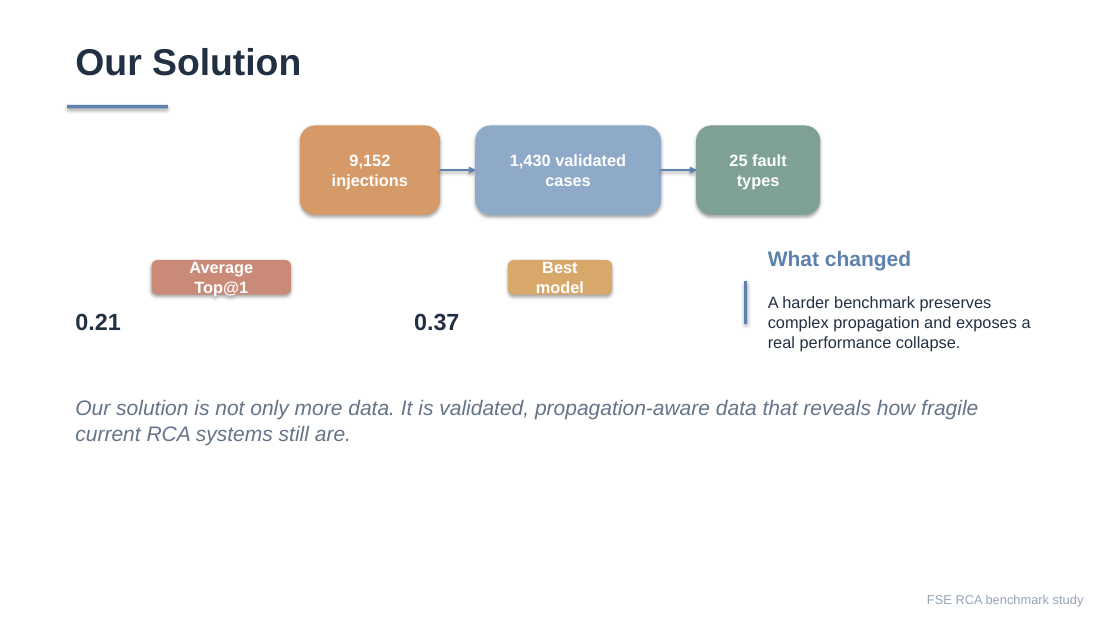
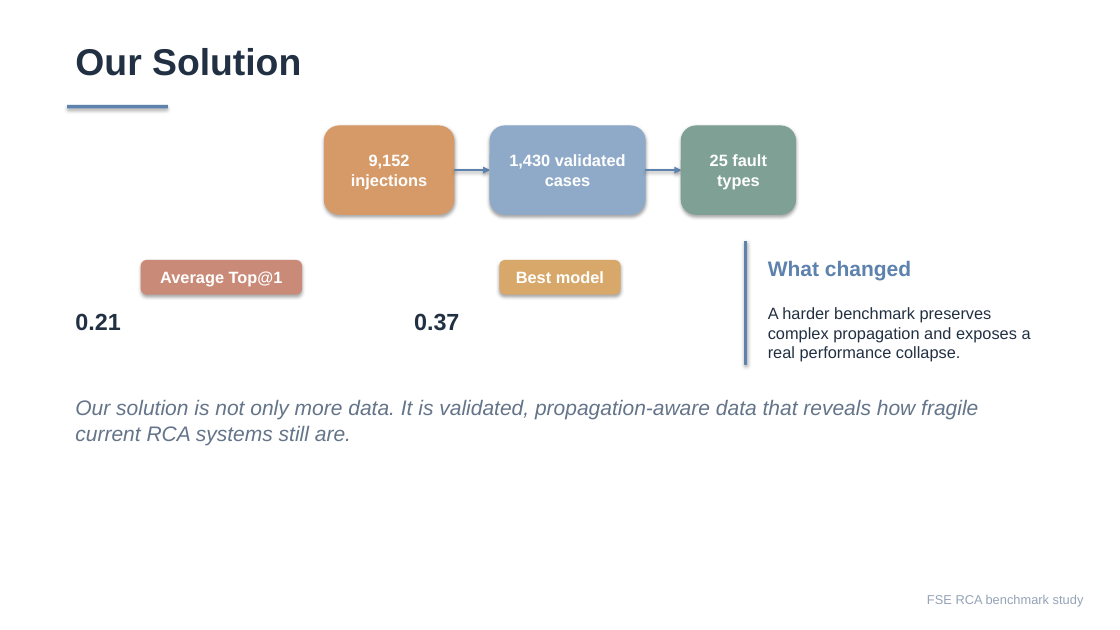
Before and after one commit to Lincyaw/paperops, a slide deck: slide 11 of examples/self-intro/diagnostic_world_model.pptx. Drawn at 1120x630 pixels with LibreOffice and Linux fonts; fonts in the diff are those of the drawing. Boxes give left, top, right and bottom in pixels: in the first picture for what was removed or moved away, otherwise in the second. Text is boxed around its words. In the diff, an @@ line names an element or a change of style, - is before the commit and + after.

```diff
--- a/examples/self-intro/diagnostic_world_model.pptx
+++ b/examples/self-intro/diagnostic_world_model.pptx
@@ rounded rectangle "9,152 injections": place and size @@
-rounded rectangle "9,152 injections" at [301, 126, 440, 214]
+rounded rectangle "9,152 injections" at [324, 126, 454, 214]
@@ rounded rectangle "1,430 validated cases": place and size @@
-rounded rectangle "1,430 validated cases" at [476, 126, 660, 214]
+rounded rectangle "1,430 validated cases" at [490, 126, 645, 214]
@@ rounded rectangle "25 fault types": place and size @@
-rounded rectangle "25 fault types" at [697, 126, 819, 214]
+rounded rectangle "25 fault types" at [681, 126, 796, 214]
@@ arrow moved from (439, 170) - (476, 170) to (454, 170) - (490, 170) @@
@@ arrow moved from (660, 170) - (697, 170) to (645, 170) - (681, 170) @@
@@ rounded rectangle "Average Top@1": place and size @@
-rounded rectangle "Average Top@1" at [152, 260, 292, 294]
+rounded rectangle "Average Top@1" at [141, 260, 302, 294]
@@ rounded rectangle "Best model": place and size @@
-rounded rectangle "Best model" at [508, 260, 613, 294]
+rounded rectangle "Best model" at [500, 260, 621, 294]
@@ rectangle: place and size @@
-rectangle at [744, 281, 747, 323]
+rectangle at [744, 241, 747, 364]
@@ text "What changed": place and size @@
-text "What changed" at [768, 251, 911, 270]
+text "What changed" at [768, 261, 911, 281]
@@ text "A harder benchmark preserves complex ...": place and size @@
-text "A harder benchmark preserves complex ..." at [768, 296, 1031, 351]
+text "A harder benchmark preserves complex ..." at [768, 307, 1031, 362]
```
Also in this commit, not shown: 19 other slides changed, 10 other files.
